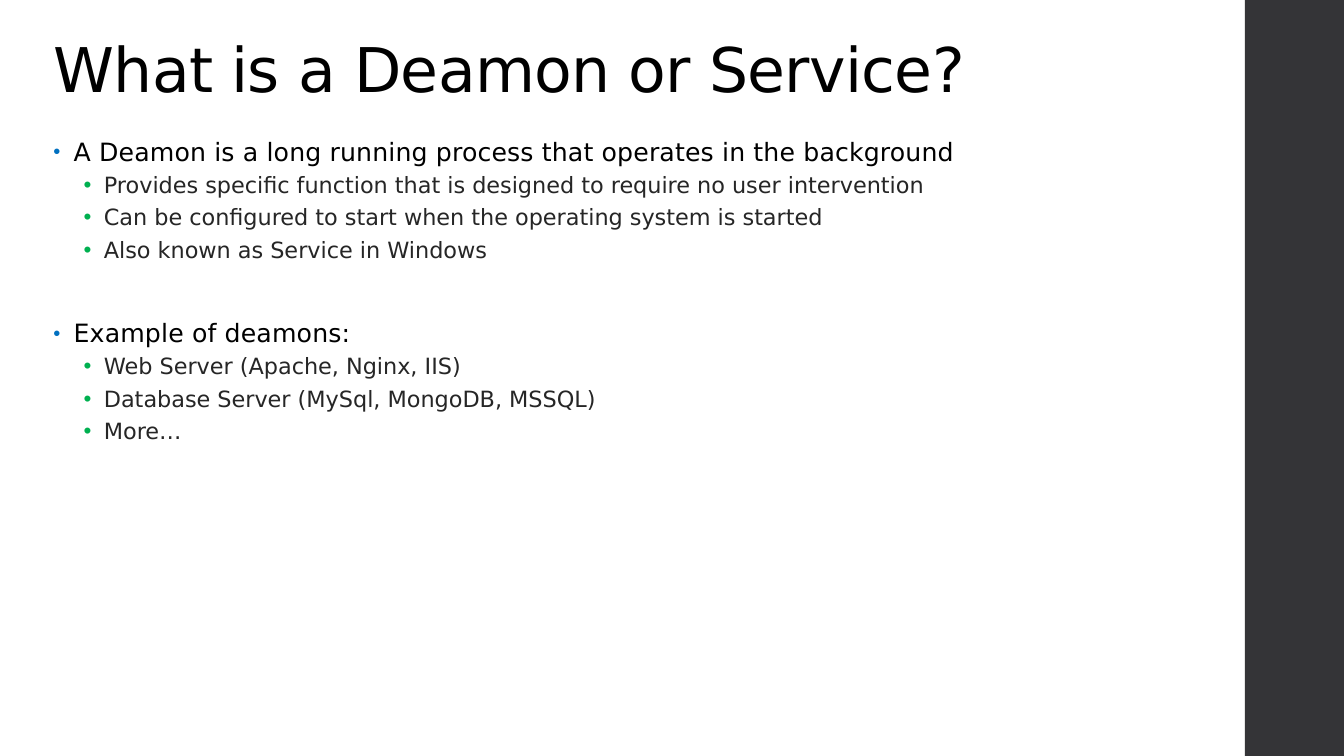
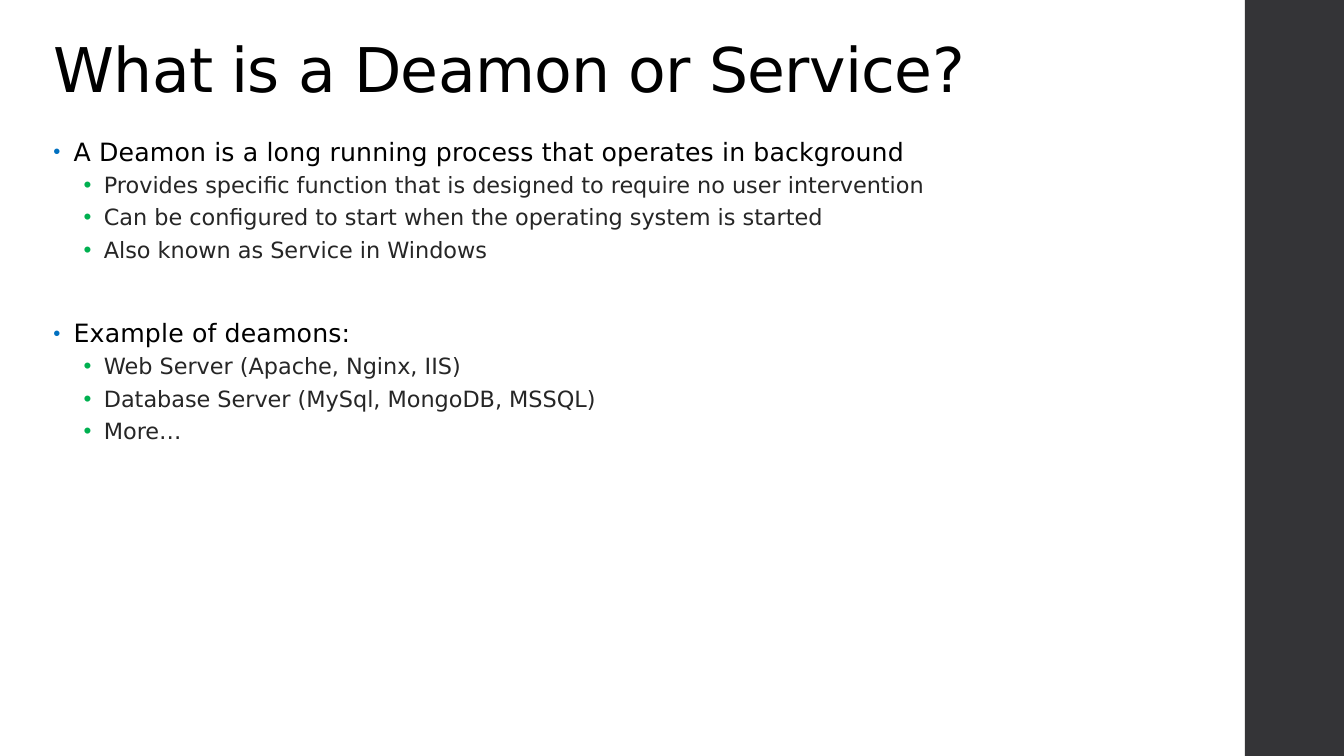
Before and after one commit to varadinov/DevSecOps, a slide deck: slide 6 of 01_operating_systems/01_operating_systems.pptx. Drawn at 1344x756 pixels with LibreOffice and Linux fonts; fonts in the diff are those of the drawing; background and template pictures are left out. Boxes give left, top, right and bottom in pixels: in the first picture for what was removed or moved away, otherwise in the second. Text is boxed around its words. In the diff, an @@ line names an element or a change of style, - is before the commit and + after.

```diff
--- a/01_operating_systems/01_operating_systems.pptx
+++ b/01_operating_systems/01_operating_systems.pptx
@@ text at bbox=[74, 142, 903, 167]: text changed @@
-• A Deamon is a long running process that operates in the background
+• A Deamon is a long running process that operates in background
```
Also in this commit, not shown: 1 other slide changed, 6 other files.
